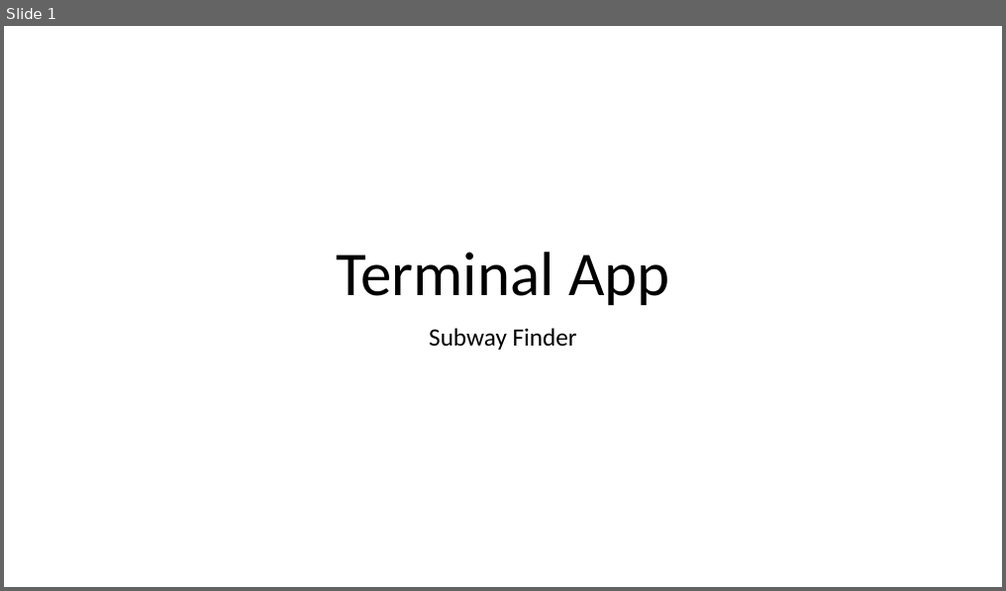
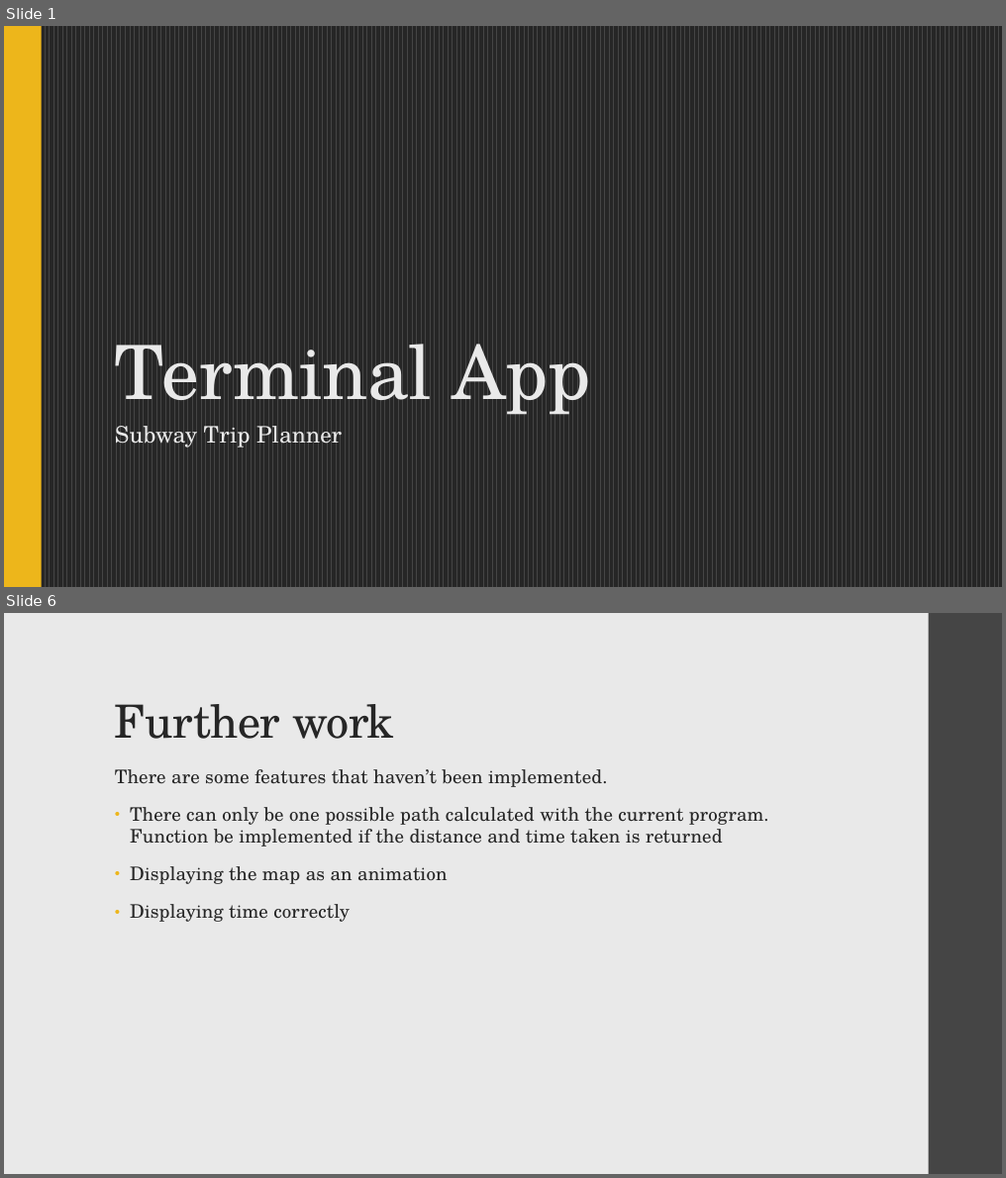
Before and after one commit to ChrisWhite12/Subway-Trip-Planner, a slide deck: ppt/Presentation.pptx. Shown one above the other, each under a label of ours: slide 1 before the commit, slides 1 and 6 after it; the slides between them are not shown. The pictures are 1006x591 and 1006x1178 pixels, drawn with LibreOffice and Linux fonts; fonts in the diff are those of the drawing. Boxes give left, top, right and bottom in pixels: in the first picture for what was removed or moved away, otherwise in the second. Text is boxed around its words. In the diff, an @@ line names an element or a change of style, - is before the commit and + after.

```diff
--- a/ppt/Presentation.pptx
+++ b/ppt/Presentation.pptx
@@ slide 6 added at [4, 613, 1002, 1174], background #E9E9E9 @@
@@ rectangle added at [929, 613, 1002, 1174], fill #454545 @@
@@ title added at [115, 704, 394, 739], 44 pt, text #262626 @@
+Further work
@@ text added at [115, 769, 769, 922], 18 pt, text #262626 @@
+There are some features that haven’t been implemented.
+• There can only be one possible path calculated with the current program. Function be implemented if the distance and time taken is returned
+• Displaying the map as an animation
+• Displaying time correctly
@@ slide 1 changed as well @@
@@ background #FFFFFF to pattern #454545 on #262626 @@
@@ rectangle added at [4, 26, 42, 587], fill #EDB61B @@
@@ title "Terminal App": place and size @@
-title "Terminal App" at [336, 252, 670, 305]
+title "Terminal App" at [115, 344, 591, 415]
@@ title "Terminal App" at [115, 344, 591, 415]: size 60 to 72 pt, font Calibri to TeX Gyre Schola, text colour #000000 to #E9E9E9, letter spacing 0 to -0.5 pt; alignment centre to left; line spacing 0.9 to 0.85 @@
@@ subtitle at [115, 426, 342, 448]: text changed; size 24 to 22 pt; font Calibri to TeX Gyre Schola; text colour #000000 to #E9E9E9 @@
-Subway Finder
+Subway Trip Planner
```
Also in this commit, not shown: 4 other slides added, 8 other files.
